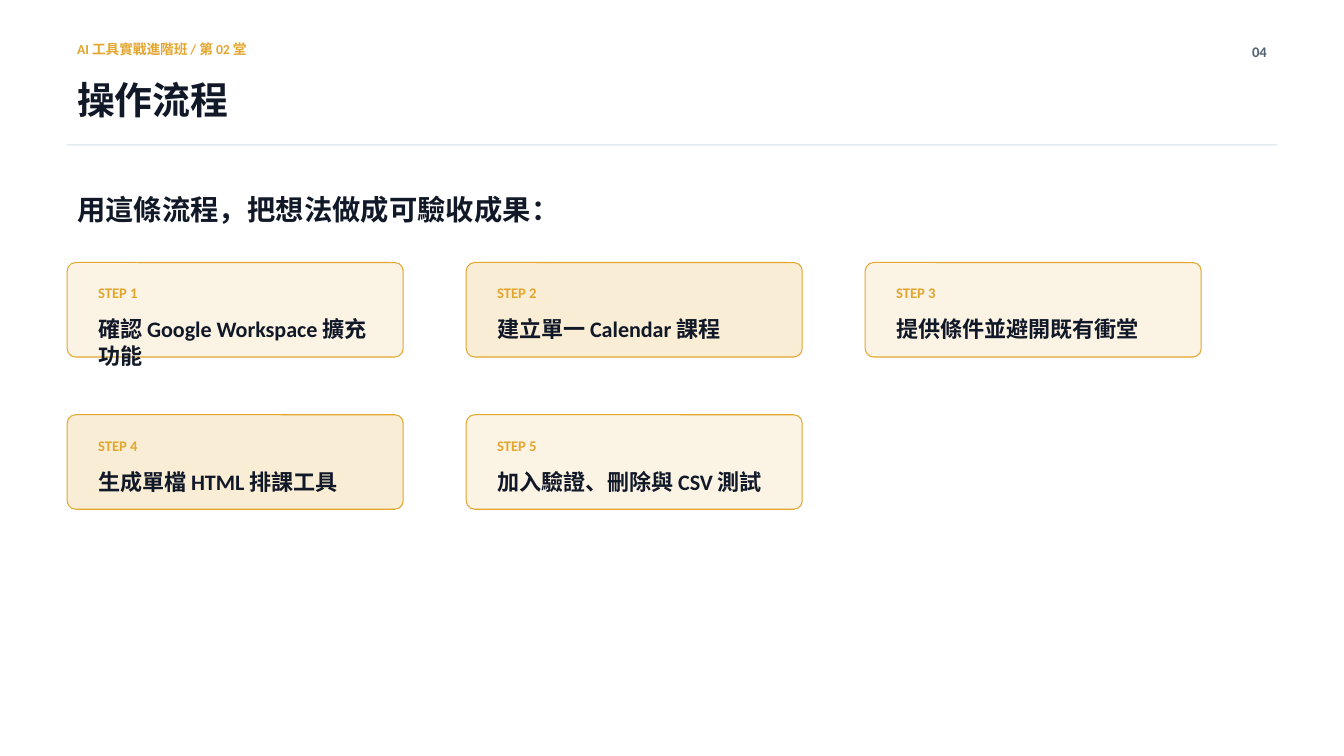
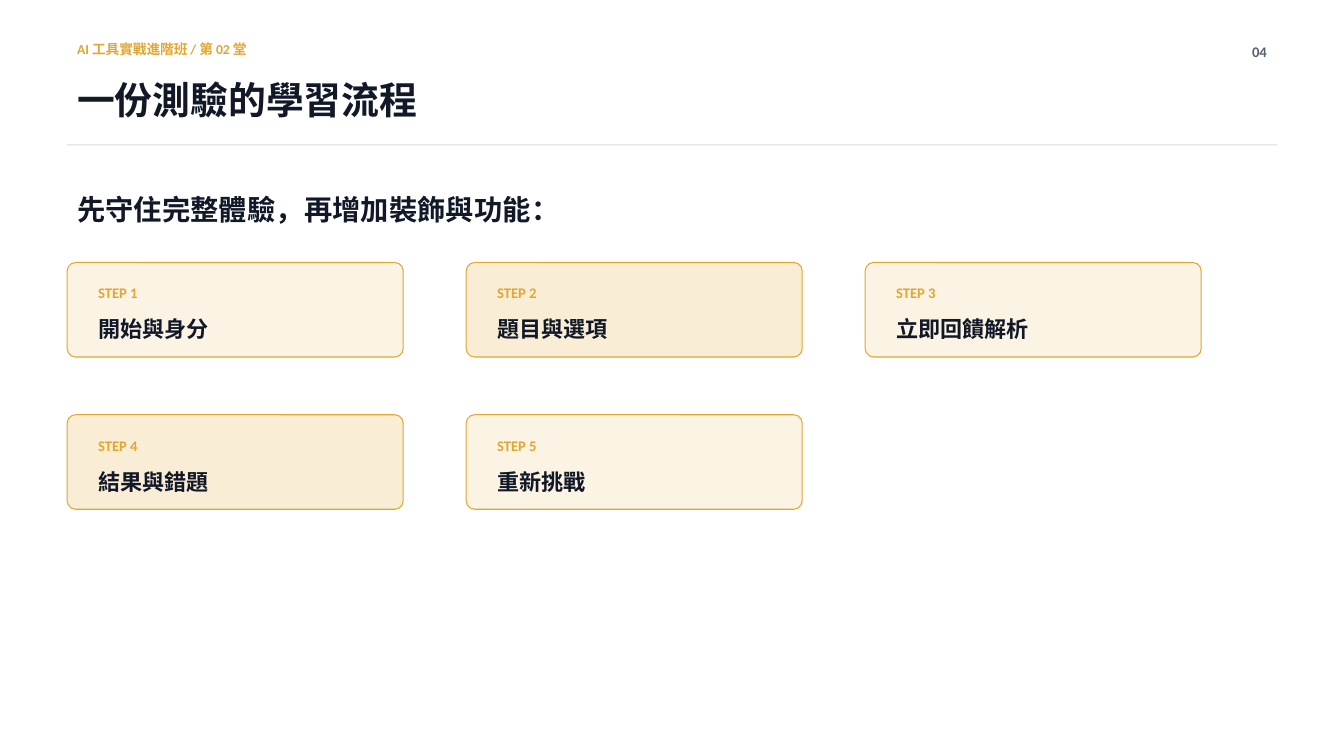
Before and after one commit to Calumai/calumai.com, a slide deck: slide 4 of class/ppt/lesson-02.pptx. Drawn at 1344x756 pixels with LibreOffice and Linux fonts; fonts in the diff are those of the drawing. Boxes give left, top, right and bottom in pixels: in the first picture for what was removed or moved away, otherwise in the second. Text is boxed around its words. In the diff, an @@ line names an element or a change of style, - is before the commit and + after.

```diff
--- a/class/ppt/lesson-02.pptx
+++ b/class/ppt/lesson-02.pptx
@@ text at (x1=77, y1=81, x2=417, y2=118): text changed @@
-操作流程
+一份測驗的學習流程
@@ text at (x1=77, y1=195, x2=559, y2=224): text changed @@
-用這條流程，把想法做成可驗收成果：
+先守住完整體驗，再增加裝飾與功能：
@@ text at (x1=98, y1=318, x2=208, y2=339): text changed @@
-確認 Google Workspace 擴充功能
+開始與身分
@@ text at (x1=497, y1=318, x2=607, y2=339): text changed @@
-建立單一 Calendar 課程
+題目與選項
@@ text at (x1=896, y1=318, x2=1028, y2=339): text changed @@
-提供條件並避開既有衝堂
+立即回饋解析
@@ text at (x1=98, y1=467, x2=208, y2=495): text changed @@
-生成單檔 HTML 排課工具
+結果與錯題
@@ text at (x1=497, y1=467, x2=585, y2=495): text changed @@
-加入驗證、刪除與 CSV 測試
+重新挑戰
```
Also in this commit, not shown: 6 other slides changed, 5 slides added, 1 slide removed, 48 other files.
